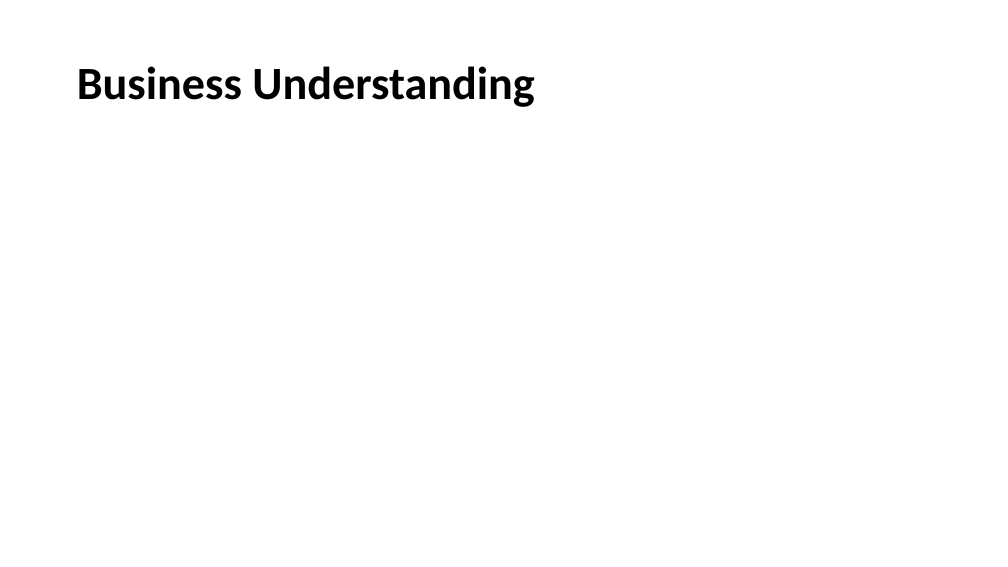
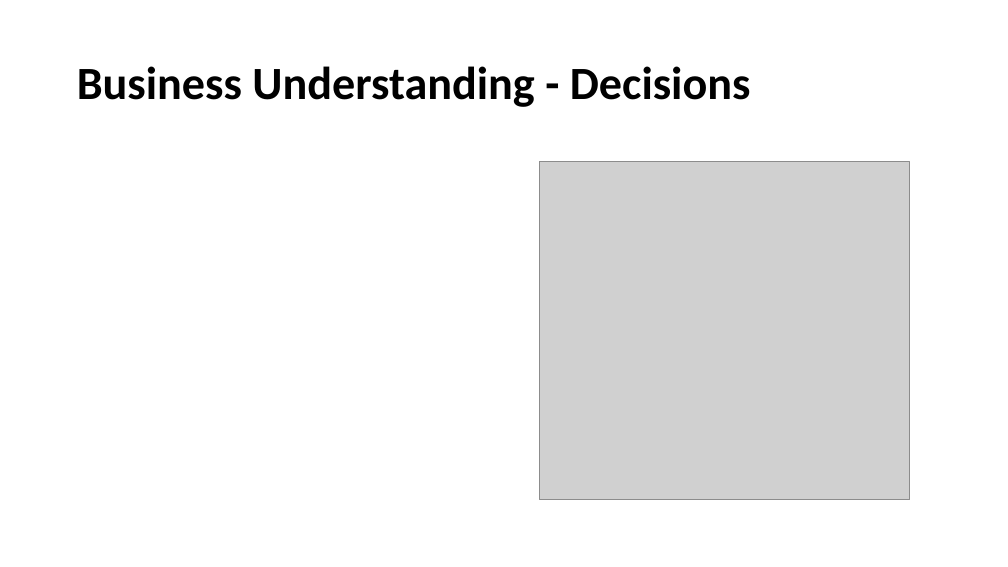
Before and after one commit to padma-it/DataScienceCaseStudies, a slide deck: slide 3 of Credit EDA/Credit EDA Case Study.pptx (slide 2 before the commit). Drawn at 1008x567 pixels with LibreOffice and Linux fonts; fonts in the diff are those of the drawing; grey boxes stand for pictures. Boxes give left, top, right and bottom in pixels: in the first picture for what was removed or moved away, otherwise in the second. Text is boxed around its words. In the diff, an @@ line names an element or a change of style, - is before the commit and + after.

Commit message:
Updating ppt with business understanding and added null values calc in notebook
Updating ppt with business understanding and added null values calc in notebook

```diff
--- a/Credit EDA/Credit EDA Case Study.pptx
+++ b/Credit EDA/Credit EDA Case Study.pptx
@@ title at box(77, 66, 751, 107): text changed @@
-Business Understanding
+Business Understanding - Decisions
@@ picture added at box(540, 162, 910, 500) @@
```
Also in this commit, not shown: 1 other slide changed, 3 slides added, 1 slide removed, 5 other files.
